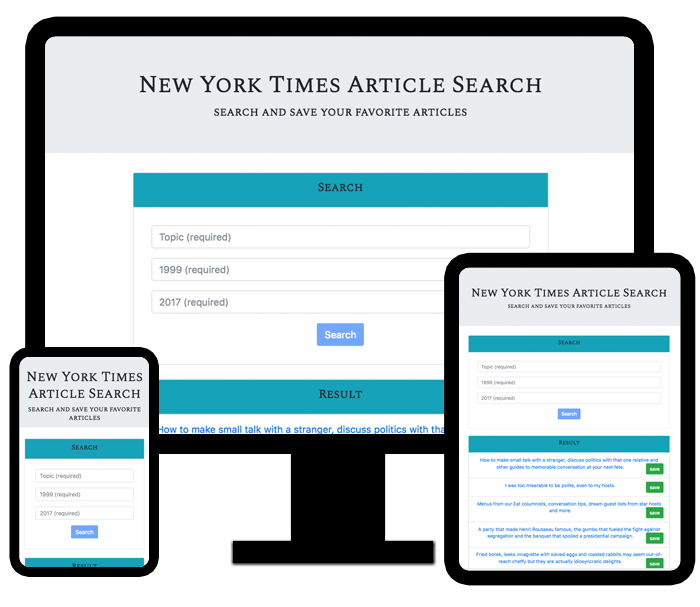
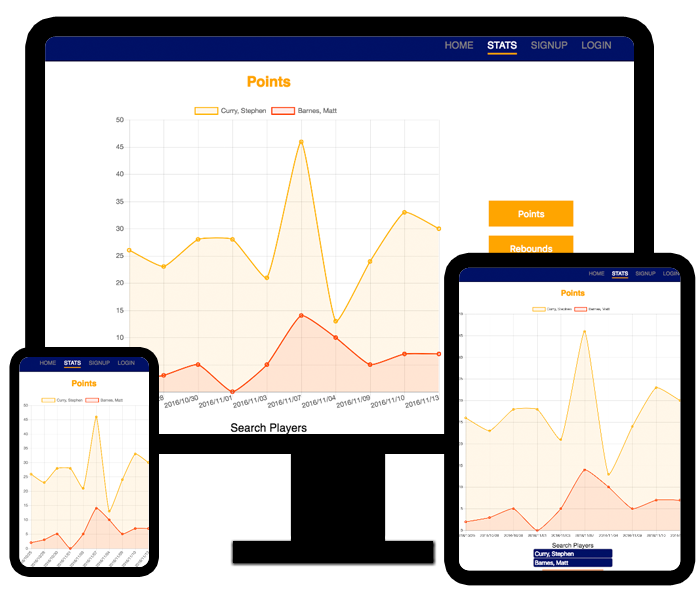
Layers edited between the first and the second 700×607 image:
added layer "Layer 9" above "Layer 5" over (19, 357, 149, 567)
hid "Layer 5" over (19, 357, 149, 567)
added layer "Layer 10" above "Layer 7" over (459, 267, 681, 571)
hid "Layer 7" over (459, 267, 681, 571)
added layer "Layer 8" above "Layer 6" over (45, 36, 634, 434)
hid "Layer 6" over (45, 36, 634, 434)
